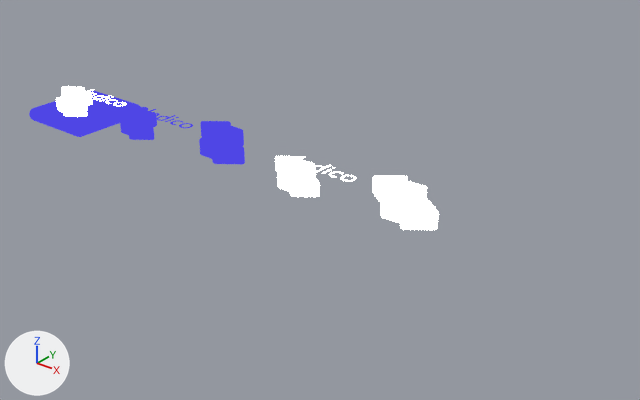
One commit to the Blender file app/src/assets/images/icons/icon.blend: the scene before it, then after it.
Rendered twice from a 50 mm lens placed at (45.0, -37.4, 22.2), pointed at (14.1, 1.3, -1.8). The axes (+X, +Y, +Z) are drawn at lower left. The lights are the same throughout. Text is drawn in Blender's own font.
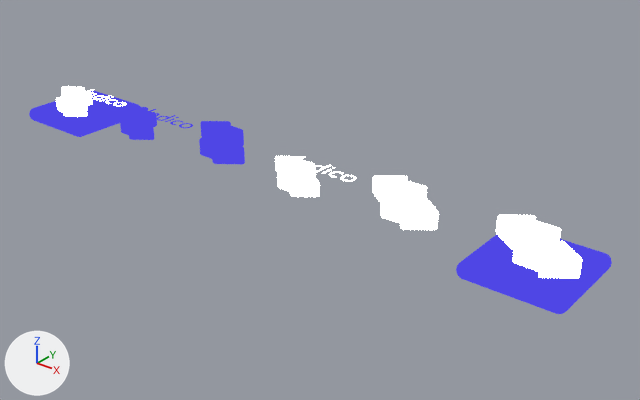
Commit message: Changed IOS preview icon

Location of each change, (x1, y1, x2, y2) in pixels of the pictures (640 x 400 px):
'Plane.011', added: after (456, 235, 612, 314)
'Plane.013', added: after (512, 234, 582, 278)
'Plane.012', added: after (496, 215, 561, 250)

Edits to the bpy script that builds the scene:
```text
Add mat_white_001:
    mat_white_001 = bpy.data.materials.new('white.001')
    # nodes: Emission, LightPath, Math, MixShader, OutputMaterial
Add mat_indigo_001:
    mat_indigo_001 = bpy.data.materials.new('indigo.001')
    # nodes: LightPath, Math, MixShader, OutputMaterial, RGB
    # colours: blue #4f46e5
Add me_plane_013:
    me_plane_013.from_pydata(...)  # 14 vertices, 11 faces; spans x -0.86..1.14, y -0.75..0.75, z 0.0..0.71
    me_plane_013.materials.append(mat_white_001)
Add me_plane_012:
    me_plane_012.from_pydata(...)  # 14 vertices, 11 faces; spans x -0.86..1.14, y -0.75..0.75, z 0.0..0.71
    me_plane_012.materials.append(mat_white_001)
Add me_plane_011:
    me_plane_011.from_pydata(...)  # a box spanning x -3.0..3.0, y -3.0..3.0, z -1.0..0.0
    me_plane_011.materials.append(mat_indigo_001)
Add ob_plane_013:
    ob_plane_013 = bpy.data.objects.new('Plane.013', me_plane_013)
    ob_plane_013.location = (29.84, -0.81, 0.1)
    ob_plane_013.scale = (1.68, 1.68, 1.68)
    _m = ob_plane_013.modifiers.new('Bevel', 'BEVEL')
    _m.segments = 10
    _m.limit_method = 'NONE'
Add ob_plane_012:
    ob_plane_012 = bpy.data.objects.new('Plane.012', me_plane_012)
    ob_plane_012.location = (28.16, 0.81, 0.1)
    ob_plane_012.rotation_euler = (0.0, 0.0, -3.142)  # degrees (0, 0, -180)
    ob_plane_012.scale = (1.68, 1.68, 1.68)
    _m = ob_plane_012.modifiers.new('Bevel', 'BEVEL')
    _m.segments = 10
    _m.limit_method = 'NONE'
Add ob_plane_011:
    ob_plane_011 = bpy.data.objects.new('Plane.011', me_plane_011)
    ob_plane_011.location = (29.0, 0.0, 0.0)
    _m = ob_plane_011.modifiers.new('Bevel', 'BEVEL')
    _m.width = 0.5
    _m.width_pct = 0.5
    _m.segments = 10
    _m.limit_method = 'NONE'
```
